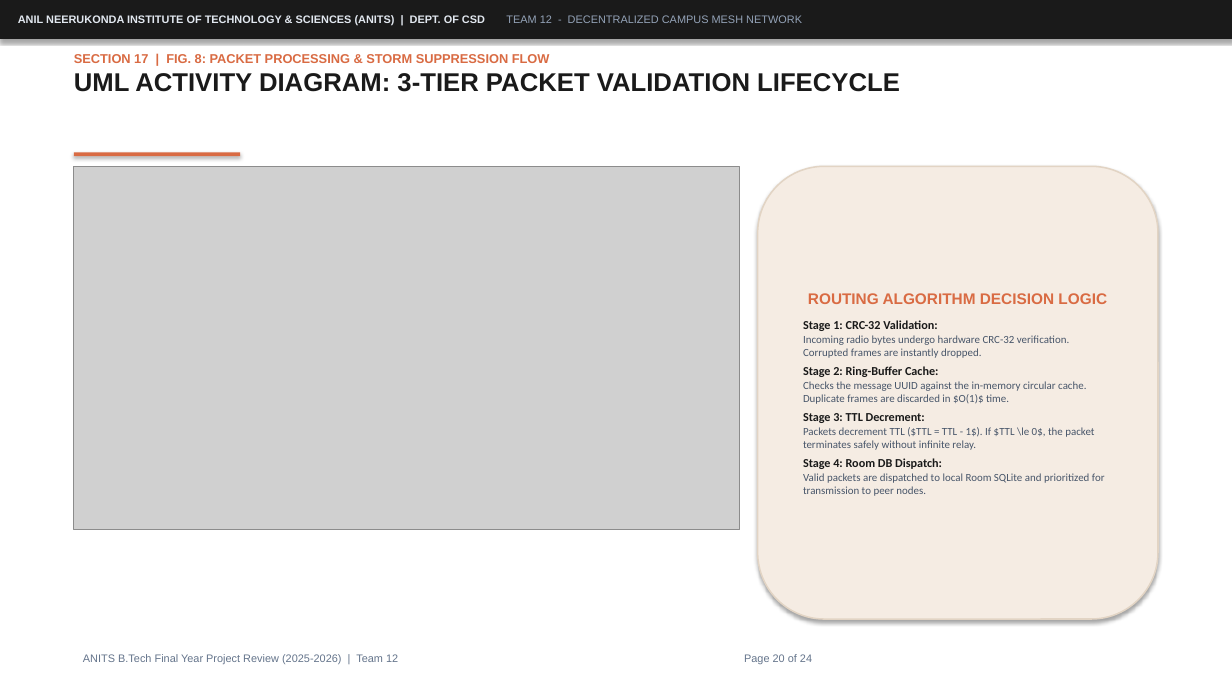
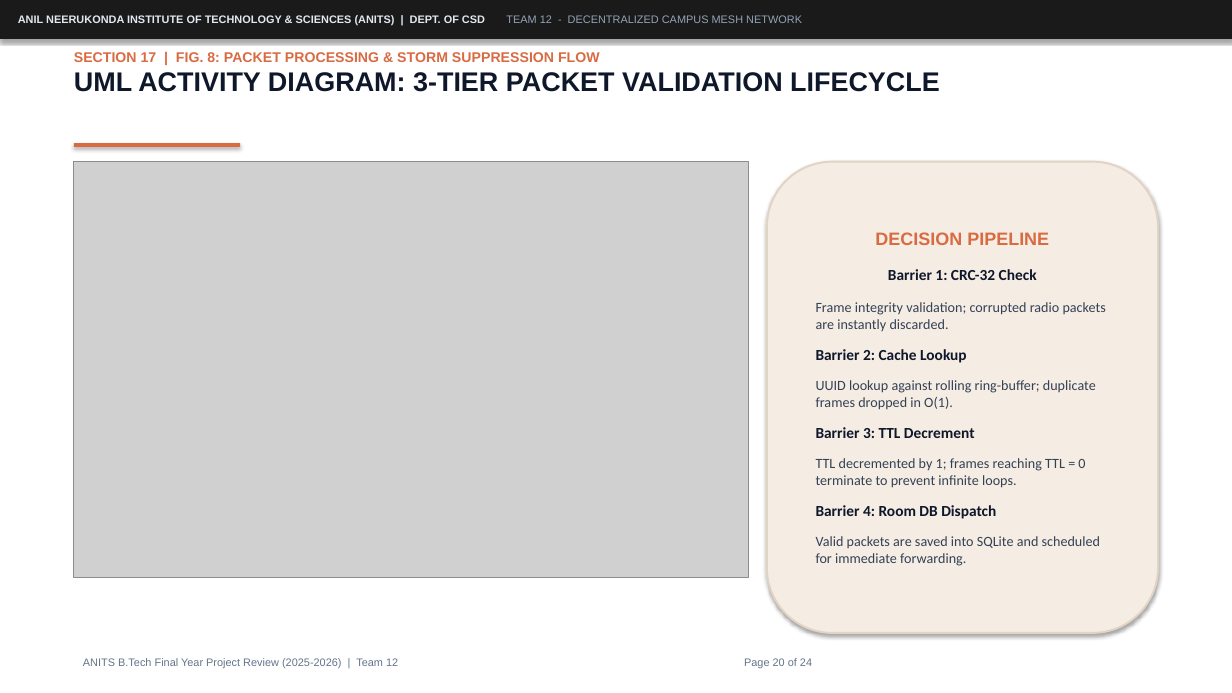
Before and after one commit to 047harry/anits-campus-mesh, a slide deck: slide 20 of ppts/final-2.pptx. Drawn at 1232x693 pixels with LibreOffice and Linux fonts; fonts in the diff are those of the drawing; grey boxes stand for pictures. Boxes give left, top, right and bottom in pixels: in the first picture for what was removed or moved away, otherwise in the second. Text is boxed around its words. In the diff, an @@ line names an element or a change of style, - is before the commit and + after.

Commit message:
docs(ppt): optimize final-2.pptx for readability with 12-14pt bold text, concise bullets, and enlarged UML figures

```diff
--- a/ppts/final-2.pptx
+++ b/ppts/final-2.pptx
@@ text "SECTION 17 | FIG. 8: ..." at [74, 52, 940, 92]: size 10 to 11 pt in "SECTION 17 | FIG. 8: PACKET PROCESSING ..."; size 20 to 21 pt, text colour #1A1A1A to #0F172A in "UML ACTIVITY DIAGRAM: 3-TIER PACKET VALIDATION LIFECYCLE" @@
@@ rectangle: place and size @@
-rectangle at [74, 152, 240, 156]
+rectangle at [74, 143, 240, 147]
@@ picture: place and size @@
-picture at [74, 166, 739, 530]
+picture at [74, 162, 749, 578]
@@ rounded rectangle "DECISION PIPELINE": place and size @@
-rounded rectangle "DECISION PIPELINE" at [758, 166, 1158, 619]
+rounded rectangle "DECISION PIPELINE" at [767, 162, 1158, 633]
@@ rounded rectangle "DECISION PIPELINE" at [767, 162, 1158, 633]: outline #E2D4C4 1.2 pt to #E2D4C4 1.5 pt @@
@@ text in rounded rectangle at [816, 232, 1106, 566]: text changed; size 8.5 to 11 pt; text colour #475569 to #334155 @@
-ROUTING ALGORITHM DECISION LOGIC
-Stage 1: CRC-32 Validation:
-Incoming radio bytes undergo hardware CRC-32 verification. Corrupted frames are instantly dropped.
-Stage 2: Ring-Buffer Cache:
-Checks the message UUID against the in-memory circular cache. Duplicate frames are discarded in $O(1)$ time.
-Stage 3: TTL Decrement:
-Packets decrement TTL ($TTL = TTL - 1$). If $TTL \le 0$, the packet terminates safely without infinite relay.
-Stage 4: Room DB Dispatch:
-Valid packets are dispatched to local Room SQLite and prioritized for transmission to peer nodes.
+DECISION PIPELINE
+Barrier 1: CRC-32 Check
+Frame integrity validation; corrupted radio packets are instantly discarded.
+Barrier 2: Cache Lookup
+UUID lookup against rolling ring-buffer; duplicate frames dropped in O(1).
+Barrier 3: TTL Decrement
+TTL decremented by 1; frames reaching TTL = 0 terminate to prevent infinite loops.
+Barrier 4: Room DB Dispatch
+Valid packets are saved into SQLite and scheduled for immediate forwarding.
@@ text "ANITS B.Tech Final Year Project ...": place and size @@
-text "ANITS B.Tech Final Year Project ..." at [83, 654, 812, 664]
+text "ANITS B.Tech Final Year Project ..." at [83, 658, 812, 668]
```
Also in this commit, not shown: 10 other slides changed, 5 other files.
